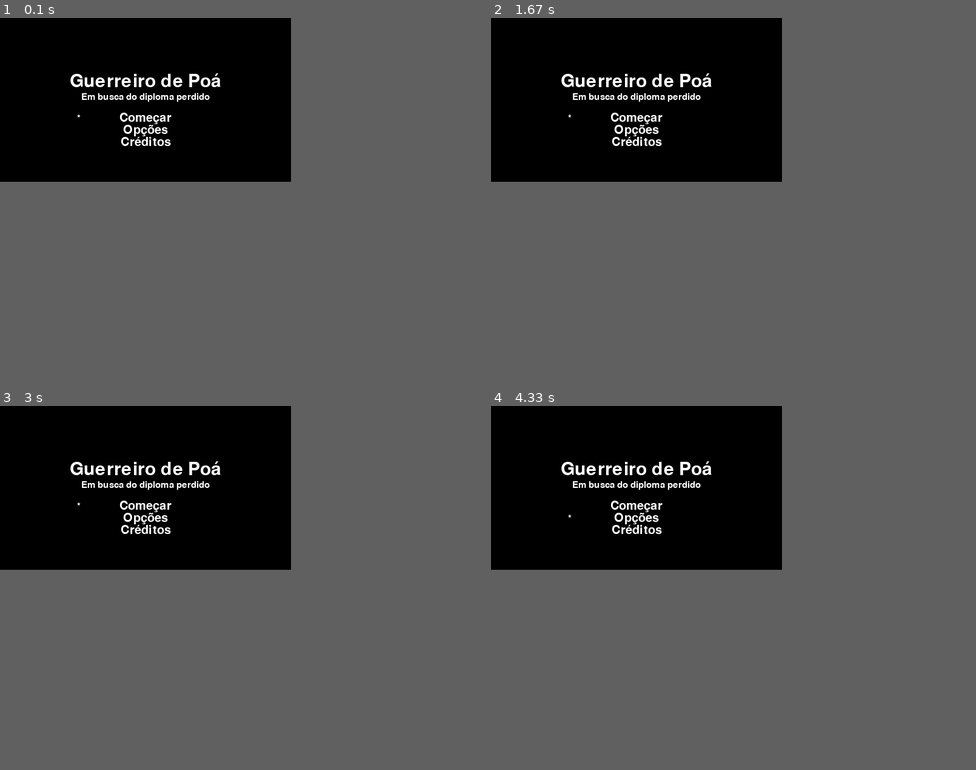
Above: before the commit, frames 1-4 (two rows, left to right).
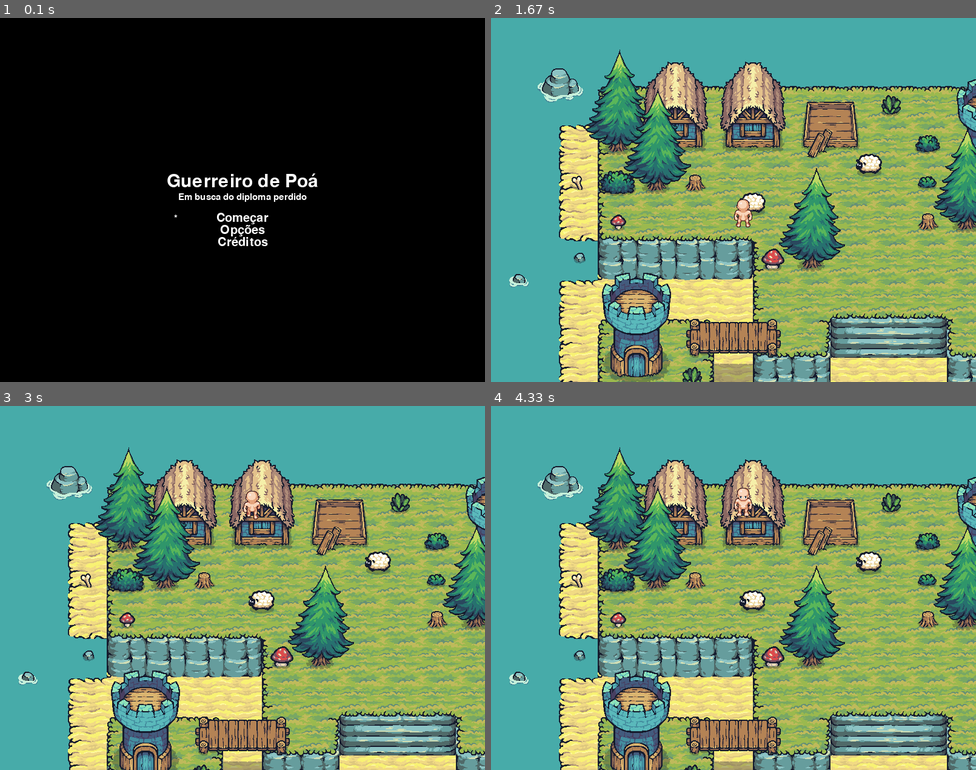
Above: after the commit, the same moments.

Repository: Matt-ags/estudando_pygame
Game: pygame game, started from menu_system/main.py
Two runs of this game, one before a commit and one after it. Both use one fixed random seed, a clock stepped at 60 frames per second and the inputs below.
Inputs:
- Up to frame 1 (0.1 s): no input
- Up to frame 2 (1.67 s): hold Up 0.33-0.8 s; hold Down 0.83-1.13 s; tap Enter at 1.17, 1.5 s
- Up to frame 3 (3 s): hold Shift 1.83-2.2 s; hold Up 1.83-2.2 s; hold Shift 2.23-2.6 s; hold Up 2.23-2.6 s; hold Up from 2.63 s (still down)
- Up to frame 4 (4.33 s): release Up at 3 s; hold Up 3.03-3.67 s; hold Down 3.7-4.07 s; hold Down from 4.1 s (still down)
The window is 480x270 before the commit and 800x600 after it. Grey fills any space a smaller window leaves; there, only what the larger window draws over its background counts as a difference.

The runs differ from the first frame. In frame 1, 2.4% of the frame differs, in the area x 14-66%, y 15-63%; in frame 2, 83%, in the area x 0-100%, y 0-100%; in frame 3, 82%; in frame 4, 82%.

Commit message:
adiciona sistema de menu e fundo

Diff:
--- a/menu_system/game.py
+++ b/menu_system/game.py
@@ -1,12 +1,13 @@
 import pygame
 from menu import *
+from player_move_com_spritesheet import *
 
 class Game():
     def __init__(self):
         pygame.init() # acessar as "ferramentas" pyggame
         self.running, self.playing = True, False # running -> jogo roda, uma verdade, mesmo que voce não faça nada '-' | playing -> ação do player!
         self.UP_KEY, self.DOWN_KEY, self.START_KEY, self.BACK_KEY = False,False,False,False # controles pro menu, pra organizar as açoes
-        self.DISPLAY_W, self.DISPLAY_H = 480, 270 # Largura e altura da tela uai
+        self.DISPLAY_W, self.DISPLAY_H = 800, 600 # Largura e altura da tela uai
         self.display = pygame.Surface((self.DISPLAY_W, self.DISPLAY_H)) # A TELA EM SI, só não conhecia este surface ->
         self.window = pygame.display.set_mode((self.DISPLAY_W, self.DISPLAY_H)) # a janela...
         self.font_file = pygame.font.get_default_font() # caso instalarmos, usa o nome do arquivo, tipo 'fonte.tif'
@@ -18,6 +19,8 @@
             self.check_events() # analisa o seventos
             if self.START_KEY: # quando clicamos em começar
                 self.playing = False # quebramos o loop, não o jogo em si, tipo, ainda roda, mas o loop do menu nãop
+                inicio()
+
             self.display.fill(self.BLACK) # ATUALIZAMOS A TELA, pra que não fica tudo junto na mesma tela
             self.draw_text('Valeu por jogar :)', 20, self.DISPLAY_W/2, self.DISPLAY_H/2 )
             self.window.blit(self.display, (0,0)) # manda o display, MANDA PRA WINDOW (0,0) É PRA ALINHA DISPLAY COM WINDOW
--- /dev/null
+++ b/menu_system/player_move_com_spritesheet.py
@@ -0,0 +1,107 @@
+import pygame
+import sys
+
+from spritesheet_explicada import SpriteSheet
+from sprite_teste_v2 import Personagem
+
+def inicio():
+    pygame.init()
+
+    SCREEN_WIDTH = 800
+    SCREEN_HEIGHT = 600
+
+    screen = pygame.display.set_mode((SCREEN_WIDTH, SCREEN_HEIGHT))
+
+    clock = pygame.time.Clock()  # Inicializa o relógio do jogo para controlar a taxa de quadros
+
+    #omori_sprite_sheet = SpriteSheet("omori_sprites/PC Computer - Omori - Omori.png", 0, 15, 32, 32, 4,[3,3,3,3], (0, 0, 0))
+    #basil_sprite_sheet = SpriteSheet("omori_sprites/PC Computer - Omori - Basil Dream.png", 0, 0, 32, 32, 0,[3,3,3,3],(0,0,0),multiplas_linhas=False)
+
+    bg = pygame.image.load("fundo.png")
+
+    novo_sprite = SpriteSheet("omori_sprites\Download5005.png", 0, 512, 64, 64, 4,[7 for i in range(34)], (0, 0, 0))
+    # Cria o objeto player utilizando a classe Personagem e a imagem inicial
+    player = Personagem(novo_sprite)
+
+    # Grupo de sprites
+    all_sprites = pygame.sprite.Group()
+    all_sprites.add(player)
+
+    camera = pygame.Rect(0, 0, SCREEN_WIDTH, SCREEN_HEIGHT)
+
+    run = True  # Variável de controle do loop principal
+    while run:
+
+        clock.tick(60)  # Limita a atualização para 3 FPS (controla a velocidade da animação)
+
+        screen.fill((100, 100, 100))  # Preenche o fundo com uma cor sólida
+
+        #print(player.sheet.action)
+
+        keys = pygame.key.get_pressed()
+
+        if keys[pygame.K_UP]:
+            player.direction = 'UP'
+        elif keys[pygame.K_DOWN]:
+            player.direction = 'DOWN'
+        elif keys[pygame.K_LEFT]:
+            player.direction = 'LEFT'
+        elif keys[pygame.K_RIGHT]:
+            player.direction = 'RIGHT'
+        else:
+            player.direction = None  # Nenhuma direção se nenhuma tecla for pressionada
+
+
+        for event in pygame.event.get():
+            if event.type == pygame.QUIT:
+                pygame.quit()
+                sys.exit()
+            if event.type == pygame.KEYUP:
+                if event.key == pygame.K_UP:
+                    player.direction = None
+                elif event.key == pygame.K_DOWN:
+                    player.direction = None
+                elif event.key == pygame.K_LEFT:
+                    player.direction = None
+                elif event.key == pygame.K_RIGHT:
+                    player.direction = None
+            if event.type == pygame.KEYDOWN:
+                if event.key == pygame.K_UP:
+                    player.nova_direcao = True
+                elif event.key == pygame.K_DOWN:
+                    player.nova_direcao = True
+                elif event.key == pygame.K_LEFT:
+                    player.nova_direcao = True
+                elif event.key == pygame.K_RIGHT:
+                    player.nova_direcao = True
+                elif event.key == pygame.K_LSHIFT:
+                    player.correr()
+
+        # Atualiza os sprites
+        all_sprites.update()
+
+        camera.center = player.rect.center
+
+        if player.rect.left <= 0:
+            player.rect.left = 0
+        if player.rect.right >= bg.get_width()-10:
+            player.rect.right = bg.get_width()-10
+        if player.rect.bottom >= bg.get_height()-28:
+            player.rect.bottom = bg.get_height()-28
+        if player.rect.top <= 0:
+            player.rect.top = 0
+
+        camera.left = max(0, camera.left)
+        camera.top = max(0, camera.top)
+        camera.right = min(bg.get_width(), camera.right)
+        camera.bottom = min(bg.get_height(), camera.bottom)
+
+        # Renderiza o jogador
+        #all_sprites.draw(screen)
+        #tela.blit(jogador_imagem, posicao_jogador - camera.topleft)
+
+        screen.blit(bg, (0, 0), camera)
+
+        player.sheet.draw(screen, player.rect.x - camera.left , player.rect.y - camera.top)
+
+        pygame.display.update()  # Atualiza a tela com as novas imagens
--- /dev/null
+++ b/menu_system/sprite_teste_v2.py
@@ -0,0 +1,93 @@
+import pygame
+
+# Classe que herda de pygame.sprite.Sprite
+class Personagem(pygame.sprite.Sprite):
+    def __init__(self, sprite_sheet):
+        super().__init__()  # Chama o inicializador da classe pai
+        self.sheet = sprite_sheet
+        self.image = pygame.Surface((32, 32), pygame.SRCALPHA)  # A imagem inicial
+        self.rect = self.image.get_rect()  # Obtém o retângulo da imagem para movimentação
+
+
+        self.speed = 2  # Velocidade de movimento
+        self.posX = 400  # Posição inicial
+        self.posY = 300
+        self.rect.topleft = (self.posX, self.posY)  # Define a posição inicial
+
+        self.frame_count = 0  # Contador de frames
+        self.sprite_atual = 0  # Contador para alternar entre sprites de animação
+        self.direction = 'DOWN'  # Direção de movimento (cima, baixo, esquerda, direita)
+
+        self.frame_change = 10 #Quantidade de frames até a troca de sprite
+
+        self.nova_direcao = False
+
+        self.run = False
+
+    def update(self):
+        # Atualiza o contador de frames
+        self.frame_count += 1
+        self.moving = False
+
+        if self.direction == 'UP'and self.run == False:
+            self.sheet.action = 0
+            self.rect.y -= self.speed  # Move para cima
+            self.moving = True
+        elif self.direction == 'DOWN'and self.run == False:
+            self.sheet.action = 2
+            self.rect.y += self.speed  # Move para baixo
+            self.moving = True
+        elif self.direction == 'LEFT'and self.run == False:
+            self.sheet.action = 1
+            self.rect.x -= self.speed  # Move para a esquerda
+            self.moving = True
+        elif self.direction == 'RIGHT'and self.run == False:
+            self.sheet.action = 3
+            self.rect.x += self.speed  # Move para a direita
+            self.moving = True
+        elif self.direction == 'UP'and self.run == True:
+            self.sheet.action = 30
+            self.rect.y -= self.speed  # Move para cima
+            self.moving = True
+        elif self.direction == 'DOWN'and self.run == True:
+            self.sheet.action = 32
+            self.rect.y += self.speed  # Move para baixo
+            self.moving = True
+        elif self.direction == 'LEFT'and self.run == True:
+            self.sheet.action = 31
+            self.rect.x -= self.speed  # Move para a esquerda
+            self.moving = True
+        elif self.direction == 'RIGHT'and self.run == True:
+            self.sheet.action = 33
+            self.rect.x += self.speed  # Move para a direita
+            self.moving = True
+
+            #self.sprite_atual = (self.sprite_atual + 1) % 2
+        # A cada 10 frames, troca de sprite para evitar animação rápida demais
+        if self.moving:
+            if self.frame_count % self.frame_change == 0 or self.nova_direcao == True:
+                self.sheet.update()
+                self.nova_direcao = False
+        else:
+            if self.sheet.action in [30,31,32,33]:
+                self.sheet.tile_rect = self.sheet.cells[self.sheet.action-30][0]
+            else:
+                self.sheet.tile_rect = self.sheet.cells[self.sheet.action][0]
+
+    def get_sprite(self):
+        rect = pygame.Rect(self.sheet.tile_rect)
+        sprite = pygame.Surface((32,32), pygame.SRCALPHA)
+        sprite.blit(self.sheet.sheet, (0, 0), rect)
+
+    def correr(self):
+        if self.run:
+            self.run = False
+            self.speed = 2
+            self.frame_change = 10
+
+        elif self.run == False:
+            self.run = True
+            self.speed = 4
+            self.frame_change = 5
+
+        return self.run
--- /dev/null
+++ b/menu_system/spritesheet_explicada.py
@@ -0,0 +1,61 @@
+import pygame
+
+class SpriteSheet:
+    def __init__(self, filename, pos_x, pos_y, largura_sprite, altura_sprite, m, lista_acoes, color_key=None, multiplas_linhas = True):
+        """
+        Classe para manipular spritesheets e criar animações.
+
+        Parâmetros:
+        filename (str): Caminho do arquivo da spritesheet.
+        pos_x (int): Posição X inicial do primeiro sprite na spritesheet.
+        pos_y (int): Posição Y inicial do primeiro sprite na spritesheet.
+        largura_sprite (int): Largura de cada tile (quadro da animação).
+        altura_sprite (int): Altura de cada tile.
+        m (int): Margem entre os tiles (se houver).
+        total_sprites (int): Número total de total_sprites na animação.
+        color_key (tuple, opcional): Cor de transparência a ser definida (R, G, B).
+        """
+        self.sheet = pygame.image.load(filename)  # Carrega a imagem da spritesheet
+        self.lista_acoes = lista_acoes
+        self.action = 0
+        self.cells = []
+
+        # Define a cor de transparência se fornecida
+        if color_key:
+            self.sheet = self.sheet.convert()
+            self.sheet.set_colorkey(color_key)
+        else:
+            self.sheet = self.sheet.convert_alpha()
+
+        # Cria uma lista de retângulos para cada tile dentro da spritesheet
+        if multiplas_linhas == True:
+            iterador = 0
+            for action in lista_acoes:
+                self.cells.append([(pos_x + largura_sprite*i, pos_y + altura_sprite*iterador,largura_sprite-m,altura_sprite) for i in range(action)])
+                iterador +=1
+        else:
+            iterador = 0
+            for action in lista_acoes:
+                self.cells.append([(pos_x + largura_sprite * i, pos_y, largura_sprite - m, altura_sprite) for i in range(action)])
+                iterador +=1
+
+        #self.cells = [[(pos_x+largura_sprite*i)]]
+        #self.cells = [(pos_x + largura_sprite * i, pos_y, largura_sprite - m, altura_sprite) for i in range(total_sprites)]
+        self.index = 0  # Índice do quadro atual da animação
+        self.tile_rect = self.cells[0][1]
+
+        print(len(self.cells))
+
+    def update(self):
+        """ Atualiza o quadro atual da animação. """
+        self.tile_rect = self.cells[self.action][self.index % len(self.cells[self.action])]  # Alterna entre os quadros disponíveis
+        if self.tile_rect == self.cells[self.action][0]:
+            self.tile_rect = self.cells[self.action][1]
+        self.index += 1  # Avança para o próximo quadro
+
+    def draw(self, surface, x, y):
+        """ Desenha o sprite atual na posição especificada. """
+        rect = pygame.Rect(self.tile_rect)  # Cria um retângulo baseado no quadro atual
+        #rect.center = (x, y)  # Define o centro do retângulo na posição desejada
+        rect.topleft = (x, y)
+        surface.blit(self.sheet, rect, self.tile_rect)  # Desenha o sprite na tela
Binary file added: fundo.png
Binary file added: omori_sprites/155717.png
Binary file added: omori_sprites/Download5005.png
Binary file added: omori_sprites/PC Computer - Omori - Basil Dream.png
Binary file added: omori_sprites/PC Computer - Omori - Omori.png
Binary file added: omori_sprites/costas.png
Binary file added: omori_sprites/costas_walk_1.jpg
Binary file added: omori_sprites/costas_walk_2.jpg
Binary file added: omori_sprites/direita.png
Binary file added: omori_sprites/direita_walk_1.jpg
Binary file added: omori_sprites/direita_walk_2.jpg
Binary file added: omori_sprites/esquerda.png
(and 6 more such lines)
